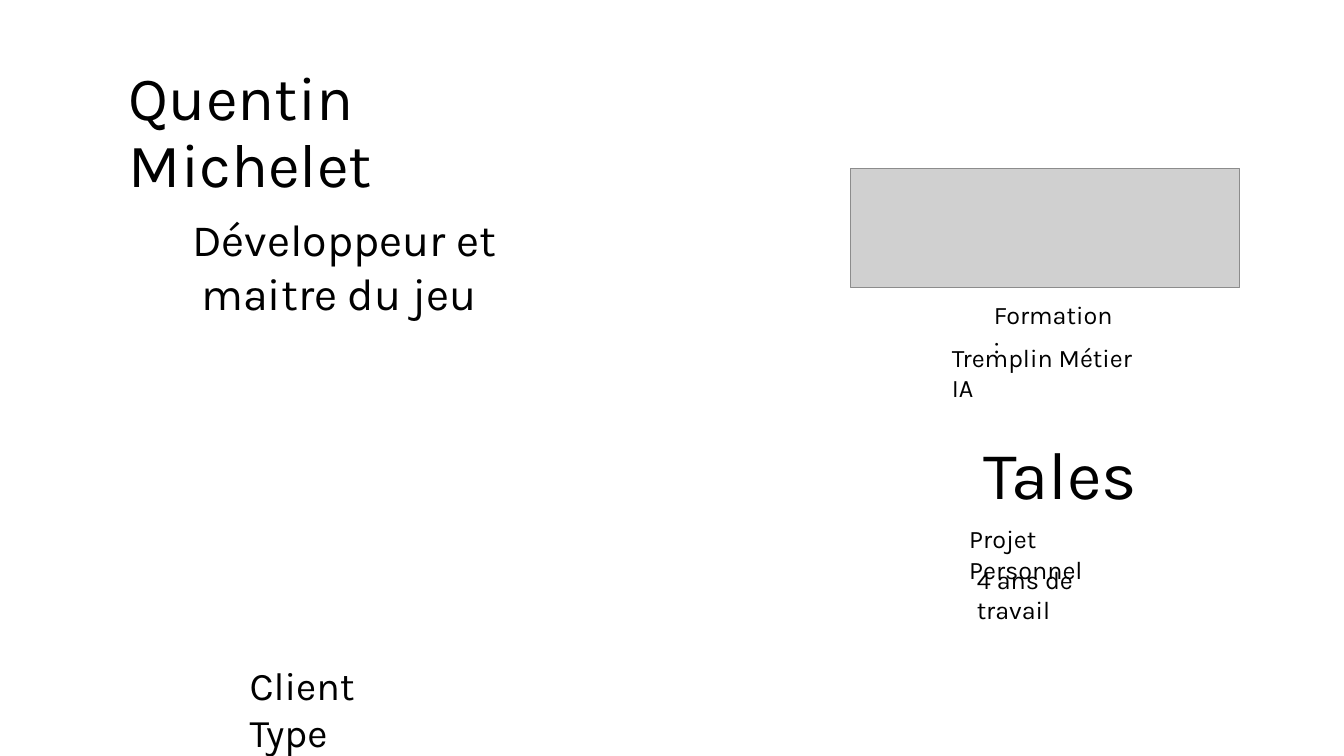
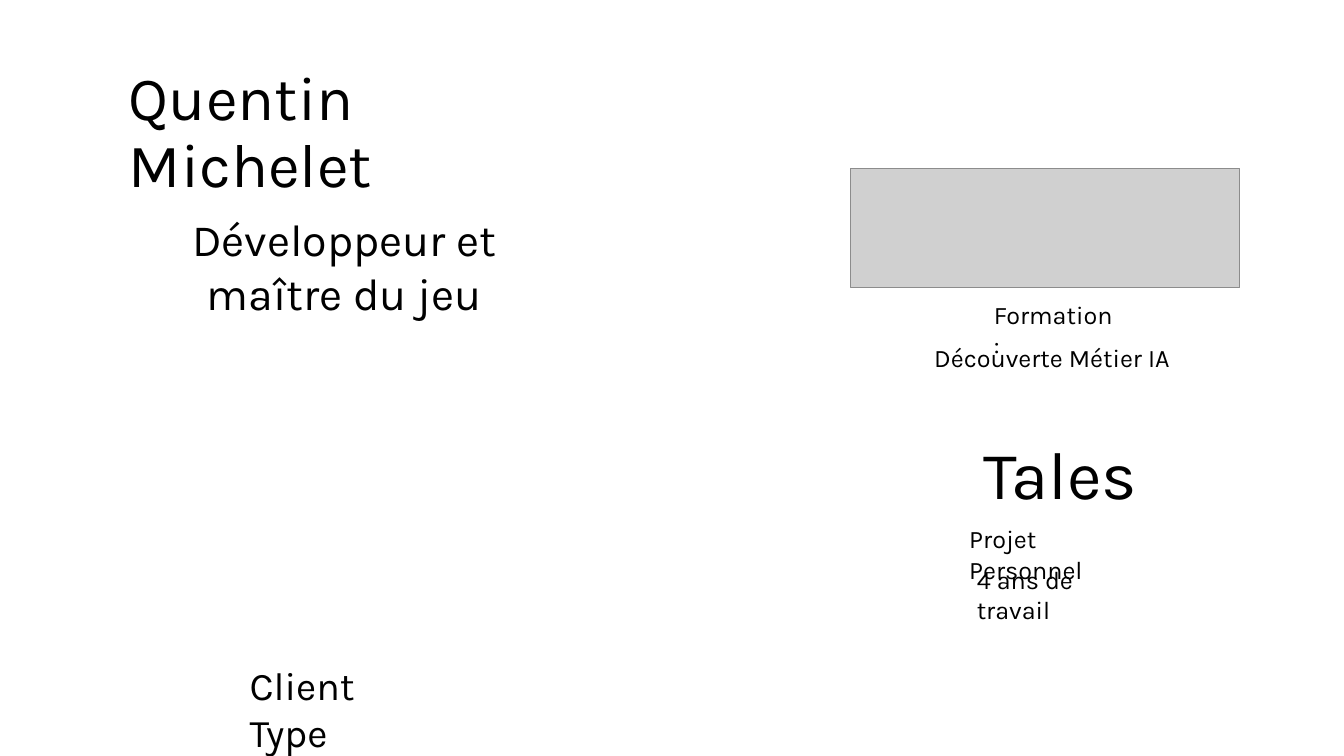
Before and after one commit to QuentinMich/Tales_Omnibus, a slide deck: slide 2 of rapport/slides/Slides Tales Omnibus.pptx. Drawn at 1344x756 pixels with LibreOffice and Linux fonts; fonts in the diff are those of the drawing; grey boxes stand for pictures. Boxes give left, top, right and bottom in pixels: in the first picture for what was removed or moved away, otherwise in the second. Text is boxed around its words. In the diff, an @@ line names an element or a change of style, - is before the commit and + after.

```diff
--- a/rapport/slides/Slides Tales Omnibus.pptx
+++ b/rapport/slides/Slides Tales Omnibus.pptx
@@ text at (x1=192, y1=222, x2=496, y2=321): text changed @@
-Développeur et maitre du jeu
+Développeur et maître du jeu
@@ text at (x1=934, y1=344, x2=1169, y2=368): text changed @@
-Tremplin Métier IA
+Découverte Métier IA
```
Also in this commit, not shown: 9 other slides changed.
